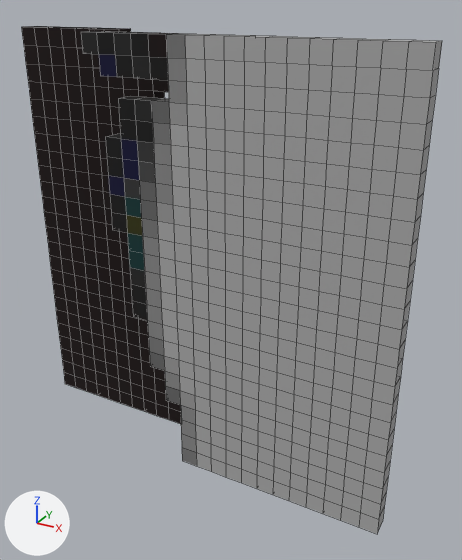
Renders of the OBJ model WindingTale2/Assets/Resources/Shapes/Shapes_30/Shape_30_119.obj from each side of a commit.
Before and after are seen from a 50 mm camera at (1.75, -2.98, 1.35) aimed at (0.19, -0.13, -0.08). Arrows for +X, +Y and +Z are at lower left; the lights stay in place. The first picture is the older version. Mesh edges are drawn as thin lines. Where no turn or scale is listed for an object, it has been applied to the vertices. Vertices at exactly the same position are counted once.

Script lines for the objects in view, before the commit:
```python
me_shape_30_119 = bpy.data.meshes.new('Shape_30_119')
me_shape_30_119.from_pydata(...)  # 1326 vertices, 1322 faces; spans x -1.2..1.2, y -0.4..0.0, z -1.2..1.2
me_shape_30_119.materials.append(mat_palette)  # picture img_shape_30_119_png
ob_shape_30_119 = bpy.data.objects.new('Shape_30_119', me_shape_30_119)
ob_shape_30_119.location = (0.0, 0.0, 0.0)
```
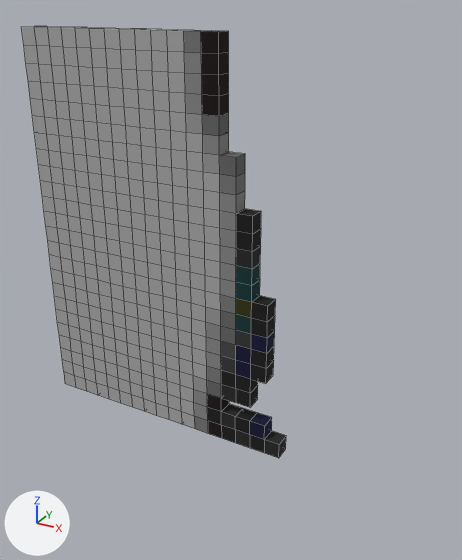
The newer file is also turned or shifted as a whole; pictures and numbers use the older file's frame.

Pixel boxes (x1, y1, x2, y2) of what changed, in the pictures (462 x 560 px):
```json
{"object": "Shape_30_119", "change": "reshaped", "before": [22, 26, 442, 534], "after": [22, 26, 286, 458], "on screen": "37% narrower, 15% shorter"}
{"part": 1, "of": "me_shape_30_119", "change": "deleted", "before": [81, 31, 442, 534]}
{"part": 2, "of": "me_shape_30_119", "change": "cut back", "before": [119, 29, 164, 98], "after": [119, 29, 286, 458], "on screen": "mostly hidden before"}
{"part": 3, "of": "me_shape_30_119", "change": "surface changed", "before": [22, 26, 181, 424], "after": [22, 26, 208, 433], "on screen": "black to grey"}
```

The change, as JSON lines over the scene's bpy script:
```json
{"block": "me_shape_30_119", "where": "# used by ob_shape_30_119; location = (0.0, 0.0, 0.0)"}
{"op": "remove", "block": "me_shape_30_119", "code": "me_shape_30_119.from_pydata(...)  # 1326 vertices, 1322 faces; spans x -1.2..1.2, y -0.4..0.0, z -1.2..1.2"}
{"op": "add", "block": "me_shape_30_119", "code": "me_shape_30_119.from_pydata(...)  # 792 vertices, 790 faces; spans x -1.2..0.5, y -0.1..0.0, z -1.2..1.2"}
{"block": "me_shape_30_119", "change": "me_shape_30_119 part 1: the loose piece of 784 vertices spanning x -0.5..1.2, y -0.4..-0.3, z -1.2..1.2 is deleted"}
{"block": "me_shape_30_119", "change": "me_shape_30_119 part 2"}
{"block": "me_shape_30_119", "change": "37 faces are deleted"}
{"block": "me_shape_30_119", "change": "4 vertices are added at (0.4, 0.0, -0.2), (0.4, -0.1, -0.2), (0.3, 0.0, 0.3), (0.3, -0.1, 0.3)"}
{"block": "me_shape_30_119", "change": "50 new vertices lie (0.1, 0.0, 0.0) away from vertices in x -0.5..0.0, y -0.1..0.0, z -1.2..1.2"}
{"block": "me_shape_30_119", "change": "46 new vertices lie (0.1, 0.0, 0.0) away from vertices in x -0.4..0.1, y -0.1..0.0, z -1.2..1.2"}
{"block": "me_shape_30_119", "change": "46 new vertices lie (0.1, 0.0, 0.0) away from vertices in x -0.3..0.2, y -0.1..0.0, z -1.2..1.2"}
{"block": "me_shape_30_119", "change": "42 new vertices lie (0.1, 0.0, 0.0) away from vertices in x -0.2..0.3, y -0.1..0.0, z -1.2..1.2"}
{"block": "me_shape_30_119", "change": "36 new vertices lie (0.1, 0.0, 0.0) away from vertices in x -0.1..0.4, y -0.1..0.0, z -1.2..1.2"}
{"block": "me_shape_30_119", "change": "26 new vertices lie (0.1, 0.0, 0.0) away from vertices in x 0.0..0.3, y -0.1..0.0, z -0.5..1.2"}
{"block": "me_shape_30_119", "change": "287 new faces join them"}
{"block": "me_shape_30_119", "change": "me_shape_30_119 part 3: 503 kept faces spanning x -1.2..0.0, y -0.1..0.0, z -1.2..1.2 get new texture (UV) coordinates"}
```
